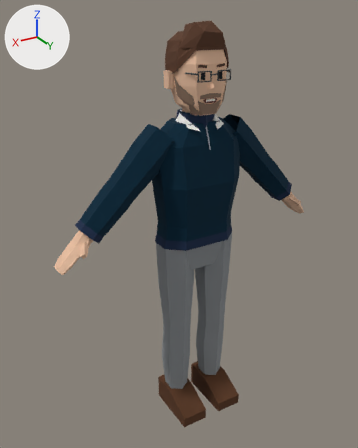
The Blender file characters/glasses_engineer/glasses_engineer.blend, before and after one commit.
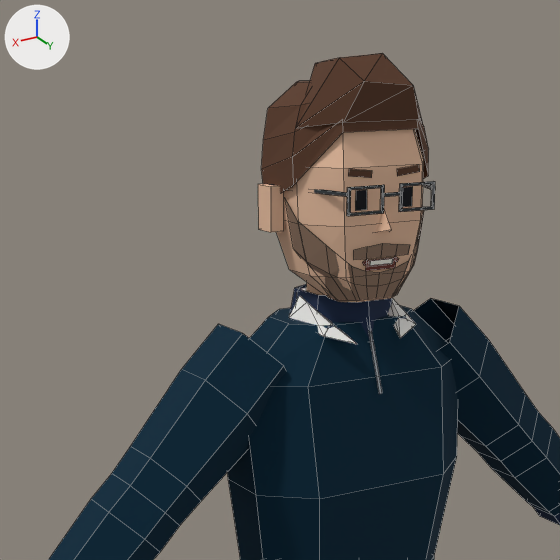
Old and new are each drawn whole from a 50 mm camera at (1.118, 1.723, 1.843) aimed at (0.064, -0.033, 0.965) and again close up on the part from 18% to 78% of the width and 0% to 48% of the height. The lights are fixed; the arrows at upper left show +X, +Y and +Z. The last two pictures show the newer version. The close-ups show mesh edges as thin lines.

Before the edit, the objects in view are built like this:
```python
me_glasses_engineer = bpy.data.meshes.new('glasses_engineer')
me_glasses_engineer.from_pydata(...)  # 645 vertices, 501 faces; spans x -0.65..0.65, y -0.11..0.18, z 0.0..1.81
me_glasses_engineer.materials.append(mat_m_characterpalette)  # picture img_palette_png
# before: 614 (0.0, 0.11, 1.33) at pixel (382, 393), 615 (0.0, 0.06, 1.46), 616 (0.0, 0.06, 1.46)
ob_glasses_engineer = bpy.data.objects.new('glasses_engineer', me_glasses_engineer)
ob_glasses_engineer.location = (0.0, 0.0, 0.0)
```
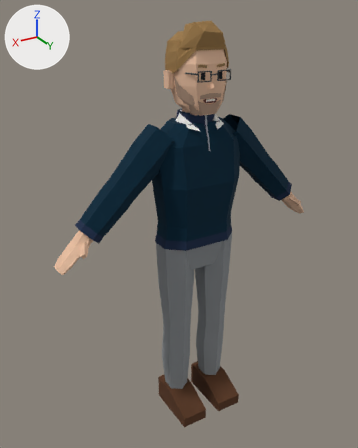
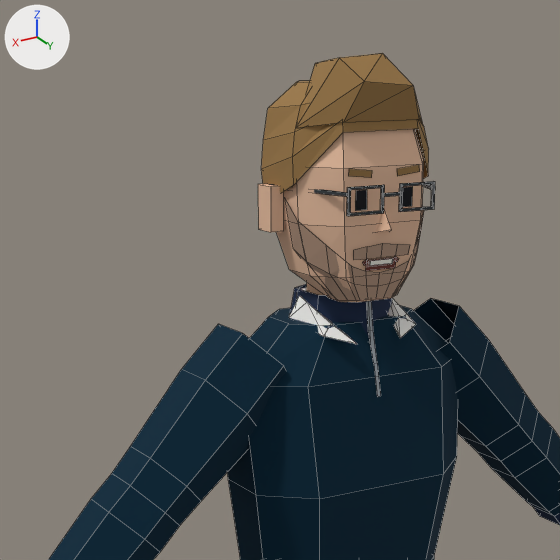
What changed in the scene script:
```text
Change me_glasses_engineer:
    used by ob_glasses_engineer; location = (0.0, 0.0, 0.0)
    verts and faces of me_glasses_engineer; kept vertices keep their numbers, new ones are numbered from 645
    remove me_glasses_engineer.from_pydata(...)  # 645 vertices, 501 faces; spans x -0.65..0.65, y -0.11..0.18, z 0.0..1.81
    add me_glasses_engineer.from_pydata(...)  # 649 vertices, 503 faces; spans x -0.65..0.65, y -0.11..0.18, z 0.0..1.81
    me_glasses_engineer part 1
    add verts[614] = (0.0, 0.09, 1.37)  # moved, pixel (377, 363)
    add verts[615] = (0.0, 0.09, 1.37)  # moved, pixel (373, 363)
    add verts[616] = (0.0, 0.1, 1.32)  # moved, pixel (377, 396)
    add verts[645] = (0.0, 0.07, 1.42)  # pixel (373, 330)
    add verts[646] = (0.0, 0.07, 1.42)  # pixel (368, 330)
    add verts[647] = (0.0, 0.07, 1.47)
    add verts[648] = (0.0, 0.07, 1.47)
    add faces += [(614, 645, 646, 615), (645, 647, 648, 646)]
    me_glasses_engineer part 2: 76 kept faces spanning x -0.12..0.12, y -0.11..0.11, z 1.47..1.81 get new texture (UV) coordinates
```

Changed parts and their boxes [x1, y1, x2, y2] in the close-ups (560 x 560 px):
part 1 of me_glasses_engineer, reshaped
    before: [368, 330, 382, 394]
    after: [367, 301, 381, 396]
part 2 of me_glasses_engineer, surface changed (lighter)
    both: [261, 53, 429, 300]
